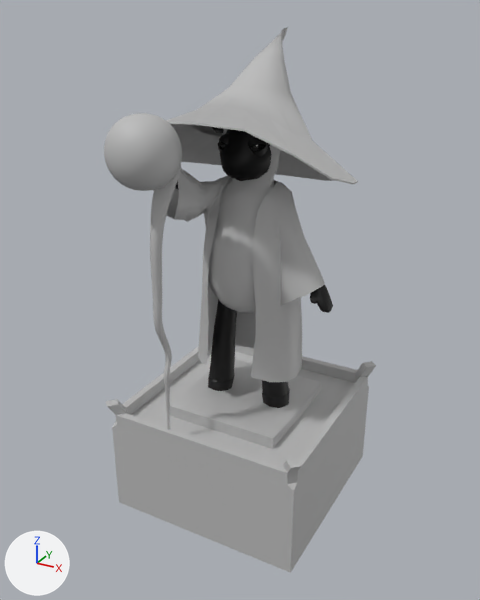
A saved change to the FBX model Ben Movement/Assets/LAGOAT Assets/Statue1 1.fbx.
One viewpoint serves both versions: a camera (50 mm lens) standing at (1.67, -3.13, 1.53) and looking at (0.01, -0.11, 0.02). Arrows for +X, +Y and +Z are at lower left; the lights stay in place. Where no turn or scale is listed for an object, it has been applied to the vertices.

The first picture shows 'Cube.002', 'Plane', 'Robes', 'Wool', 'hat', 'pCube5', 'pCube6', 'sweep1'.
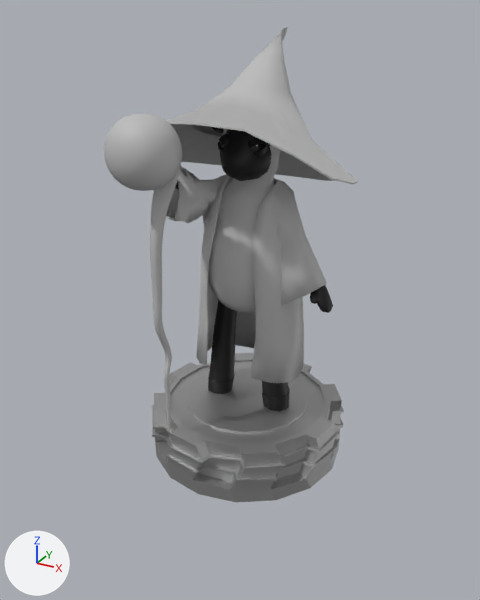
The change in detail:
Material 'lambert1' (mat_lambert1) is new.
Its base color is (0.5, 0.5, 0.5) (grey #bcbcbc).
Its metallic is 1.0.
Its roughness is 0.553.
Mesh me_mesh_013_1 is new.
It has 434 vertices, 432 faces and spans x -0.601..0.601, y -0.601..0.601, z -0.165..0.165.
It uses material mat_lambert1 (grey #bcbcbc).
Mesh me_mesh_015_1 is new.
It has 418 vertices, 420 faces and spans x -0.367..0.481, y -0.424..0.237, z -0.466..0.806.
It uses material mat_lambert2 (grey #bcbcbc).
Object 'pCube6' (ob_pcube6) is deleted.
Object 'pCube9' (ob_pcube9) is new; it shows me_mesh_013_1.
Its location is (0.0, 0.0, -0.846).
Object 'Robes1' (ob_robes1) is new; it shows me_mesh_015_1.
Its location is (0.0, 0.0, 0.0).

Boxes (x1, y1, x2, y2) around the edits, measured in the pictures (480 x 600 px):
'pCube6', deleted
    before: (106, 345, 376, 573)
'pCube9', added
    after: (152, 353, 344, 502)
'Robes1', added
    after: (166, 166, 327, 383)
'Robes', unchanged, covered by the edit
    before: (167, 168, 325, 382)
    after: (167, 171, 245, 345)
